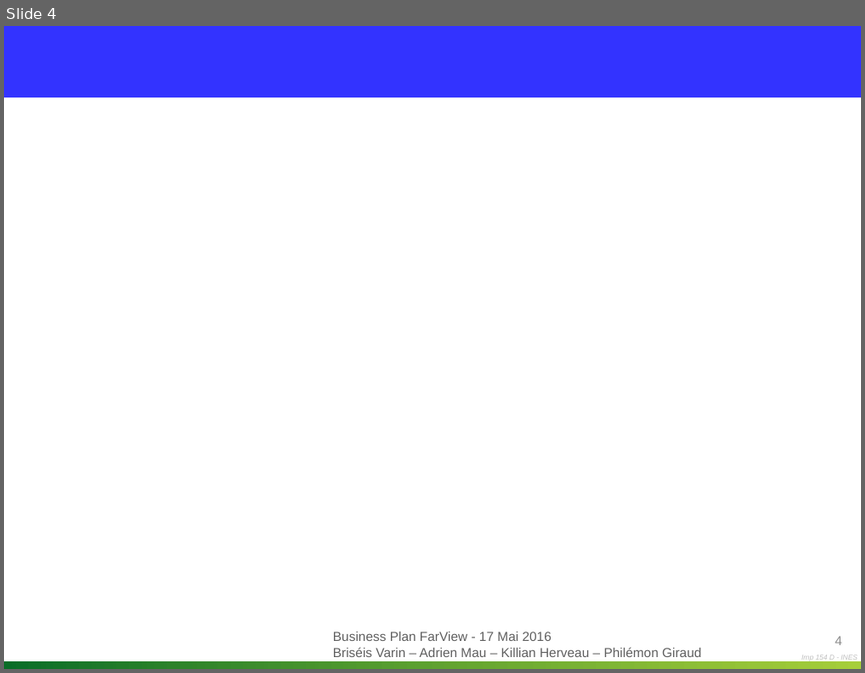
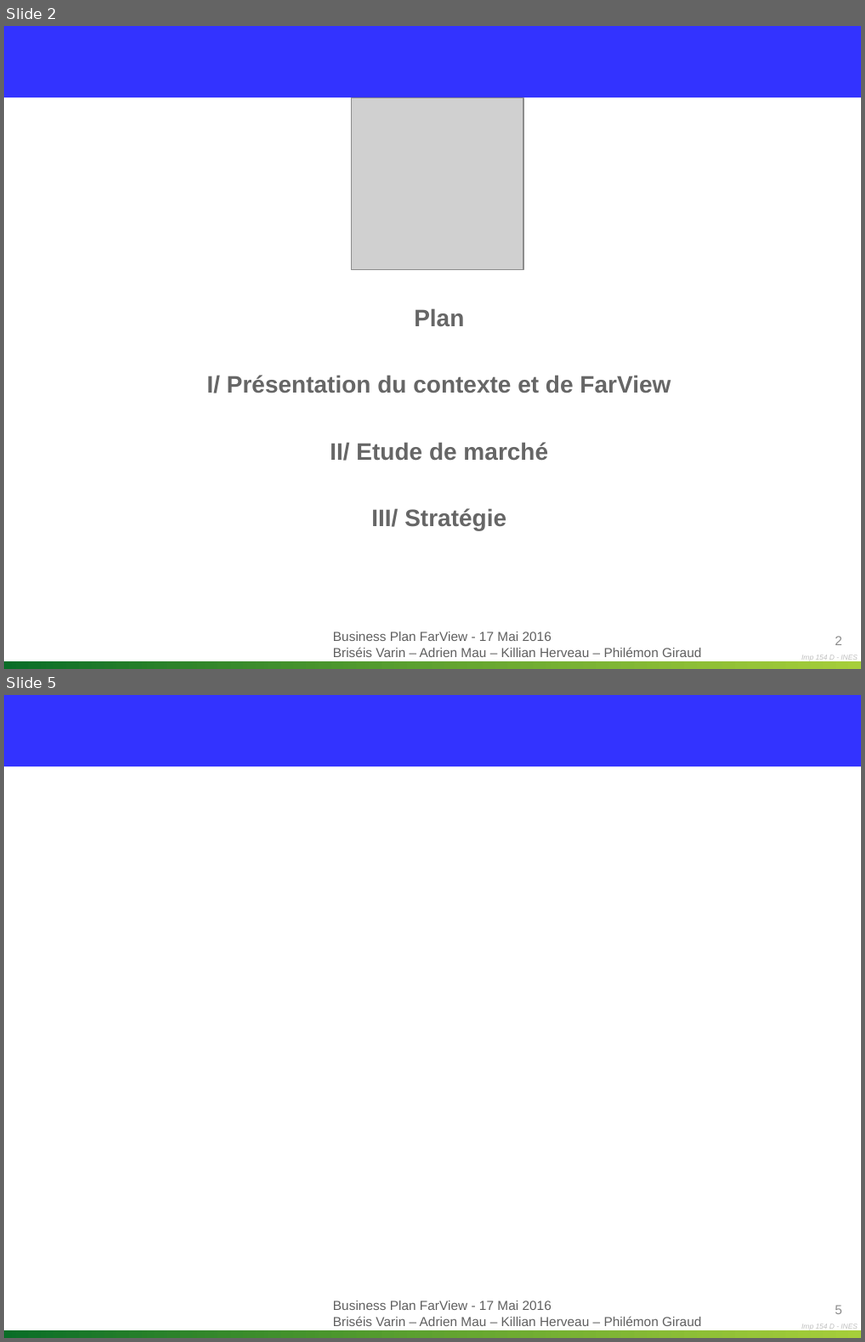
Before and after one commit to Killian-Herveau/PIMS, a slide deck: OppAffaire/Présentation orale/Partie Philémon.pptx. Shown one above the other, each under a label of ours: slide 4 before the commit, slides 2 and 5 after it; the slides between them are not shown. The pictures are 865x673 and 865x1342 pixels, drawn with LibreOffice and Linux fonts; fonts in the diff are those of the drawing; grey boxes stand for pictures; background and template pictures are left out. Boxes give left, top, right and bottom in pixels: in the first picture for what was removed or moved away, otherwise in the second. Text is boxed around its words. In the diff, an @@ line names an element or a change of style, - is before the commit and + after.

```diff
--- a/OppAffaire/Présentation orale/Partie Philémon.pptx
+++ b/OppAffaire/Présentation orale/Partie Philémon.pptx
@@ slide 2 added at <box>4,26,861,669</box>, background #FFFFFF; not listed: 4 template elements that a slide beside it also shows @@
@@ picture added at <box>352,98,524,270</box> @@
@@ text added at <box>207,308,670,530</box>, 20 pt, text #666666, bold @@
+Plan
+I/ Présentation du contexte et de FarView
+II/ Etude de marché
+III/ Stratégie
@@ page number added at <box>834,635,842,645</box>, 11 pt, text #8C8C8C @@
+2
@@ what was slide 4 is now slide 5 @@
@@ page number at <box>834,1304,842,1314</box>: text changed @@
-4
+5
```
Also in this commit, not shown: 2 slides changed.
